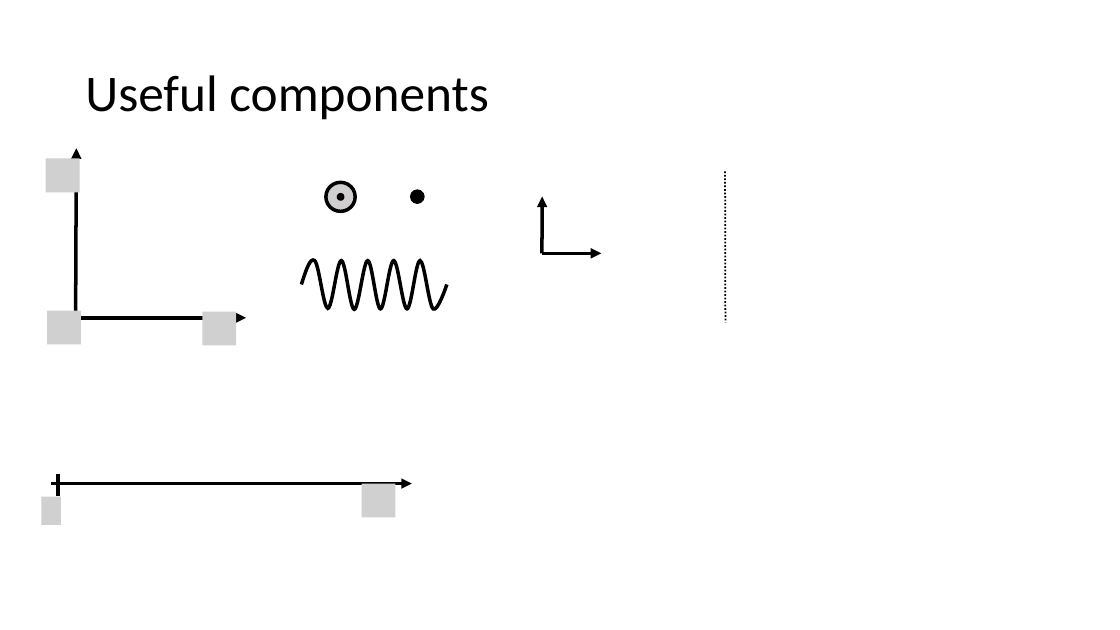
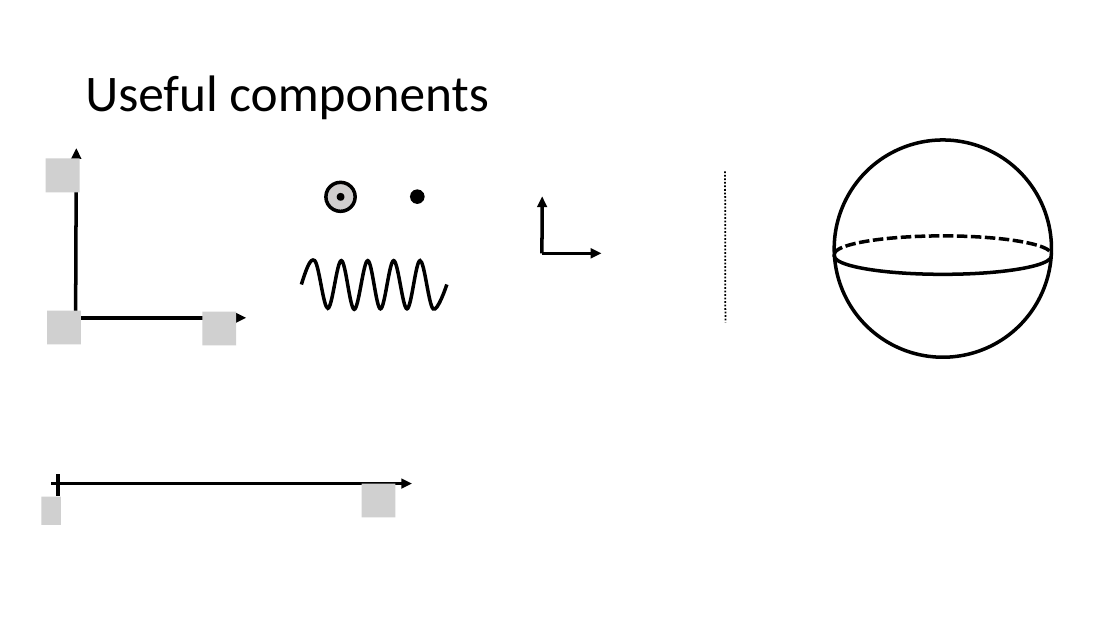
Before and after one commit to OSTP/PhysicsArtofModelling, a slide deck: slide 1 of tex/figures/Gravity/Figures.pptx. Drawn at 1120x630 pixels with LibreOffice and Linux fonts; fonts in the diff are those of the drawing; grey boxes stand for pictures; background and template pictures are left out. Boxes give left, top, right and bottom in pixels: in the first picture for what was removed or moved away, otherwise in the second. Text is boxed around its words. In the diff, an @@ line names an element or a change of style, - is before the commit and + after.

```diff
--- a/tex/figures/Gravity/Figures.pptx
+++ b/tex/figures/Gravity/Figures.pptx
@@ ellipse added at (834, 140, 1052, 358), outline #000000 3 pt @@
@@ arc (boxed as its full ellipse) added at (834, 238, 1052, 275), outline #000000 3 pt @@
@@ arc (boxed as its full ellipse) added at (834, 236, 1052, 273), outline #000000 3 pt dashed @@
```
Also in this commit, not shown: 1 other slide changed, 1 slide added, 6 other files.
